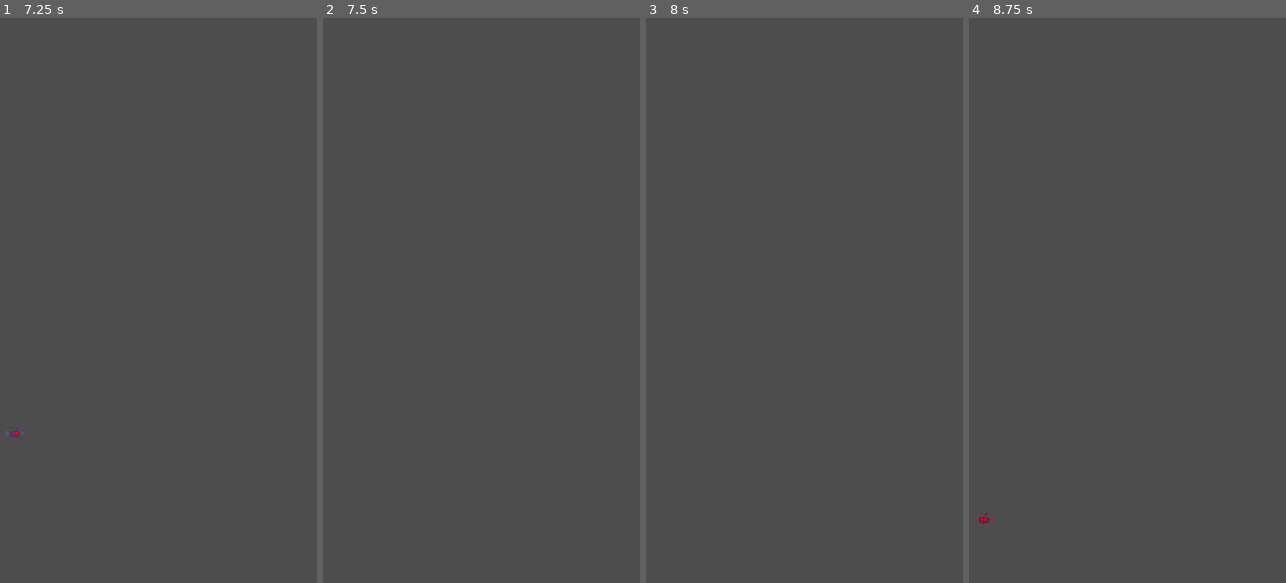
Above: before the commit, frames 1-4 (left to right).
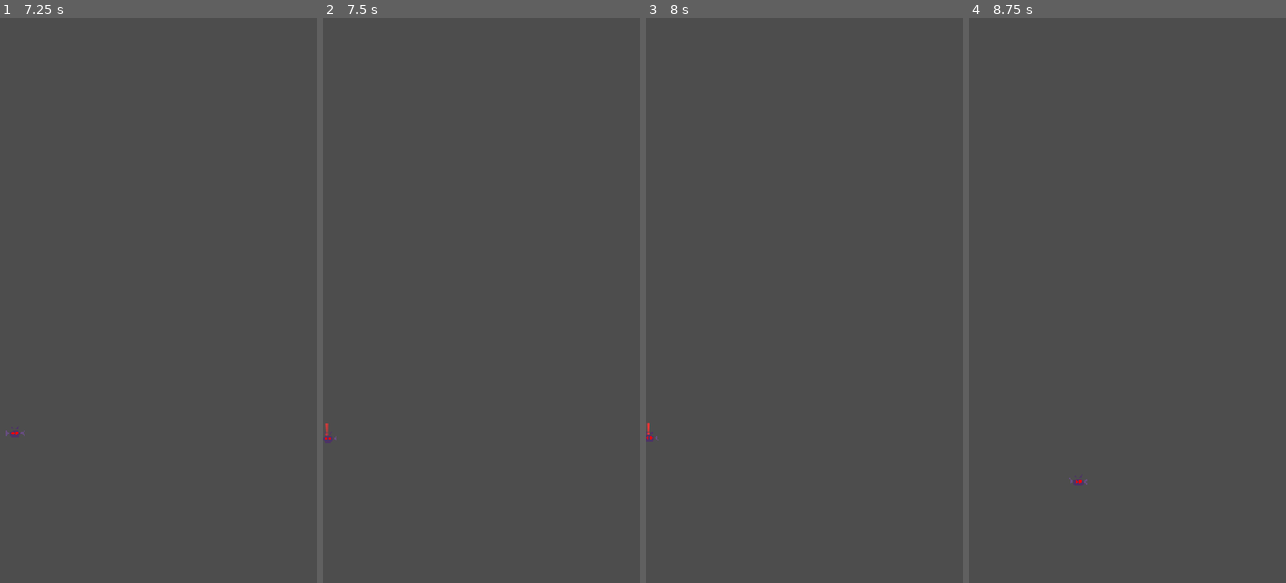
Above: after the commit, the same moments.

Repository: Randroids-Dojo/GoPit
Game: Godot game, scene res://scenes/entities/enemies/bat.tscn
The game is run twice, just before and just after one commit, with the same random seed, the same clock (stepped at 60 frames per second) and the same inputs. This scene is started directly instead of the project's main scene.
Inputs (mouse positions are in pixels of both pictures, inside the frame that each line leads up to):
- Up to frame 1 (7.25 s): tap Enter at 0.5, 0.6, 2, 4.25 s; move the mouse to (228, 272) at 0.52 s; hold Right 0.53-1.25 s; click (228, 272) at 0.67 s; tap Space at 0.77, 1.07, 1.25, 3.5, 3.77, 4.07, 5, 6.77, 7.07 s; drag from (95, 328) to (142, 413) at 1.27 s; move the mouse to (190, 176) at 2.02 s; hold Right 2.03-2.75 s; tap Backspace at 2.1 s; drag from (142, 413) to (63, 215) at 2.77 s; move the mouse to (253, 385) at 3.52 s; hold Left 3.53-4.25 s; tap Ctrl at 3.6 s; drag from (63, 215) to (110, 159) at 4.27 s; move the mouse to (174, 300) at 5.02 s; hold Down 5.03-5.75 s; tap Alt at 5.1 s; click (174, 300) at 5.17 s; drag from (110, 159) to (95, 328) at 5.77 s; move the mouse to (228, 272) at 6.52 s; hold Up from 6.53 s (still down); tap Tab at 6.6 s
- Up to frame 2 (7.5 s): release Up at 7.25 s; drag from (418, 328) to (465, 413) at 7.27 s
- Up to frame 3 (8 s): no input
- Up to frame 4 (8.75 s): move the mouse to (1159, 176) at 8.02 s; hold Down from 8.03 s (still down); tap Delete at 8.1 s

Frame 1 is identical in both runs. In frame 2, less than 0.1% of the frame differs, in the area x 0-5%, y 71-76%; in frame 3, less than 0.1%; in frame 4, 0.1%, in the area x 1-38%, y 80-90%.

Commit message:
Add enemy warning and attack system
Enemies now show warning before attacking:
- Red "!" exclamation mark appears when enemy reaches attack range
- Enemy shakes/vibrates during 1-second warning phase
- After warning, enemy lunges toward player's current position
- Player can dodge attacks by moving during warning
- Damage only occurs on contact during attack phase
- Enemy despawns after attack completes (hit or miss)

Changes:
- enemy_base.gd: Add State enum (DESCENDING, WARNING, ATTACKING, DEAD)
- enemy_base.gd: Add warning visual (Label "!") with pulse animation
- enemy_base.gd: Add shake effect during warning
- enemy_base.gd: Add attack logic targeting player position
- game_controller.gd: Remove instant damage from player_zone
- New tests for enemy attack behavior

Closes GoPit-q65

Diff:
--- a/scripts/entities/enemies/enemy_base.gd
+++ b/scripts/entities/enemies/enemy_base.gd
@@ -7,8 +7,20 @@
 signal entered_danger_zone
 signal left_danger_zone
 
+enum State { DESCENDING, WARNING, ATTACKING, DEAD }
+
 const DANGER_ZONE_Y: float = 1000.0  # 200px above player zone at 1200
+const ATTACK_RANGE_Y: float = 950.0  # When to start warning (before danger zone)
+const WARNING_DURATION: float = 1.0  # Seconds to show warning
+const ATTACK_SPEED: float = 600.0  # Speed when lunging at player
+
 var in_danger_zone: bool = false
+var current_state: State = State.DESCENDING
+var _warning_timer: float = 0.0
+var _attack_target: Vector2 = Vector2.ZERO
+var _shake_offset: Vector2 = Vector2.ZERO
+var _exclamation_label: Label
+var _pulse_tween: Tween
 
 @export var max_hp: int = 10
 @export var speed: float = 100.0
@@ -42,8 +54,20 @@
 
 
 func _physics_process(delta: float) -> void:
-	_move(delta)
-	_check_danger_zone()
+	match current_state:
+		State.DESCENDING:
+			_move(delta)
+			_check_danger_zone()
+			# Check if we should enter warning state
+			if global_position.y >= ATTACK_RANGE_Y:
+				_enter_warning_state()
+		State.WARNING:
+			_do_warning(delta)
+			_check_danger_zone()
+		State.ATTACKING:
+			_do_attack(delta)
+		State.DEAD:
+			pass  # Do nothing, waiting for queue_free
 
 
 func _setup_collision() -> void:
@@ -119,6 +143,129 @@
 
 
 func _die() -> void:
+	current_state = State.DEAD
 	SoundManager.play(SoundManager.SoundType.ENEMY_DEATH)
 	died.emit(self)
 	queue_free()
+
+
+# === WARNING STATE ===
+
+func _enter_warning_state() -> void:
+	current_state = State.WARNING
+	_warning_timer = WARNING_DURATION
+	_show_exclamation()
+	SoundManager.play(SoundManager.SoundType.BLOCKED)  # Use blocked sound for warning
+
+
+func _do_warning(delta: float) -> void:
+	_warning_timer -= delta
+	_update_shake()
+
+	if _warning_timer <= 0:
+		_enter_attack_state()
+
+
+func _show_exclamation() -> void:
+	_exclamation_label = Label.new()
+	_exclamation_label.text = "!"
+	_exclamation_label.add_theme_font_size_override("font_size", 32)
+	_exclamation_label.add_theme_color_override("font_color", Color(1.0, 0.2, 0.2))
+	_exclamation_label.position = Vector2(-8, -50)
+	add_child(_exclamation_label)
+
+	# Pulse animation
+	_pulse_tween = create_tween().set_loops()
+	_pulse_tween.tween_property(_exclamation_label, "scale", Vector2(1.3, 1.3), 0.15)
+	_pulse_tween.tween_property(_exclamation_label, "scale", Vector2(1.0, 1.0), 0.15)
+
+
+func _hide_exclamation() -> void:
+	if _pulse_tween and _pulse_tween.is_valid():
+		_pulse_tween.kill()
+	if _exclamation_label:
+		_exclamation_label.queue_free()
+		_exclamation_label = null
+
+
+func _update_shake() -> void:
+	# Remove previous shake offset
+	position -= _shake_offset
+	# Apply new shake
+	_shake_offset = Vector2(
+		randf_range(-5.0, 5.0),
+		randf_range(-5.0, 5.0)
+	)
+	position += _shake_offset
+
+
+func _stop_shake() -> void:
+	position -= _shake_offset
+	_shake_offset = Vector2.ZERO
+
+
+# === ATTACK STATE ===
+
+func _enter_attack_state() -> void:
+	current_state = State.ATTACKING
+	_hide_exclamation()
+	_stop_shake()
+
+	# Target player's current position
+	_attack_target = _get_player_position()
+
+	# Flash white briefly when attacking
+	modulate = Color(1.5, 1.5, 1.5)
+	var tween := create_tween()
+	tween.tween_property(self, "modulate", Color.WHITE, 0.1)
+
+
+func _do_attack(delta: float) -> void:
+	# Move toward attack target
+	var direction := (_attack_target - global_position).normalized()
+	velocity = direction * ATTACK_SPEED
+	move_and_slide()
+
+	# Check if we hit the player
+	var player := _get_player_node()
+	if player and global_position.distance_to(player.global_position) < 40:
+		_deal_damage_to_player()
+		queue_free()
+		return
+
+	# Despawn if off-screen or past target
+	if global_position.y > 1400 or global_position.y < -50:
+		queue_free()
+		return
+
+	# Also despawn if we've overshot the target significantly
+	var to_target := _attack_target - global_position
+	var was_moving_toward := to_target.dot(direction) > 0
+	if not was_moving_toward and global_position.distance_to(_attack_target) > 50:
+		queue_free()
+
+
+func _get_player_position() -> Vector2:
+	var player := _get_player_node()
+	if player:
+		return player.global_position
+	# Fallback: aim at bottom center of screen
+	return Vector2(360, 1100)
+
+
+func _get_player_node() -> Node2D:
+	var players := get_tree().get_nodes_in_group("player")
+	if players.size() > 0:
+		return players[0] as Node2D
+	return null
+
+
+func _deal_damage_to_player() -> void:
+	var player := _get_player_node()
+	if player and player.has_method("take_damage"):
+		player.take_damage(damage_to_player)
+	else:
+		# Fallback: use GameManager directly
+		GameManager.take_damage(damage_to_player)
+
+	CameraShake.shake(8.0, 15.0)  # Big shake on player hit
--- a/scripts/game/game_controller.gd
+++ b/scripts/game/game_controller.gd
@@ -96,11 +96,10 @@
 		damage_vignette.flash()
 
 
-func _on_player_zone_body_entered(body: Node2D) -> void:
-	# Check if it's an enemy
-	if body is EnemyBase:
-		GameManager.take_damage(body.damage_to_player)
-		body.queue_free()
+func _on_player_zone_body_entered(_body: Node2D) -> void:
+	# Enemies now handle their own attack logic with warning + lunge
+	# This function is kept for potential future use (other body types)
+	pass
 
 
 func _on_player_zone_area_entered(area: Area2D) -> void:
Not shown, added: tests/test_enemy_attack.py
